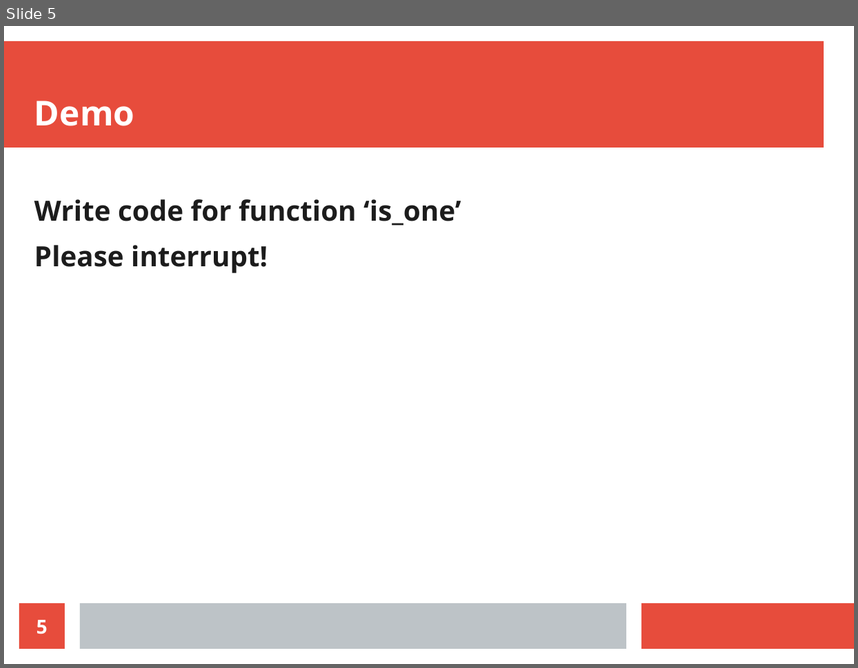
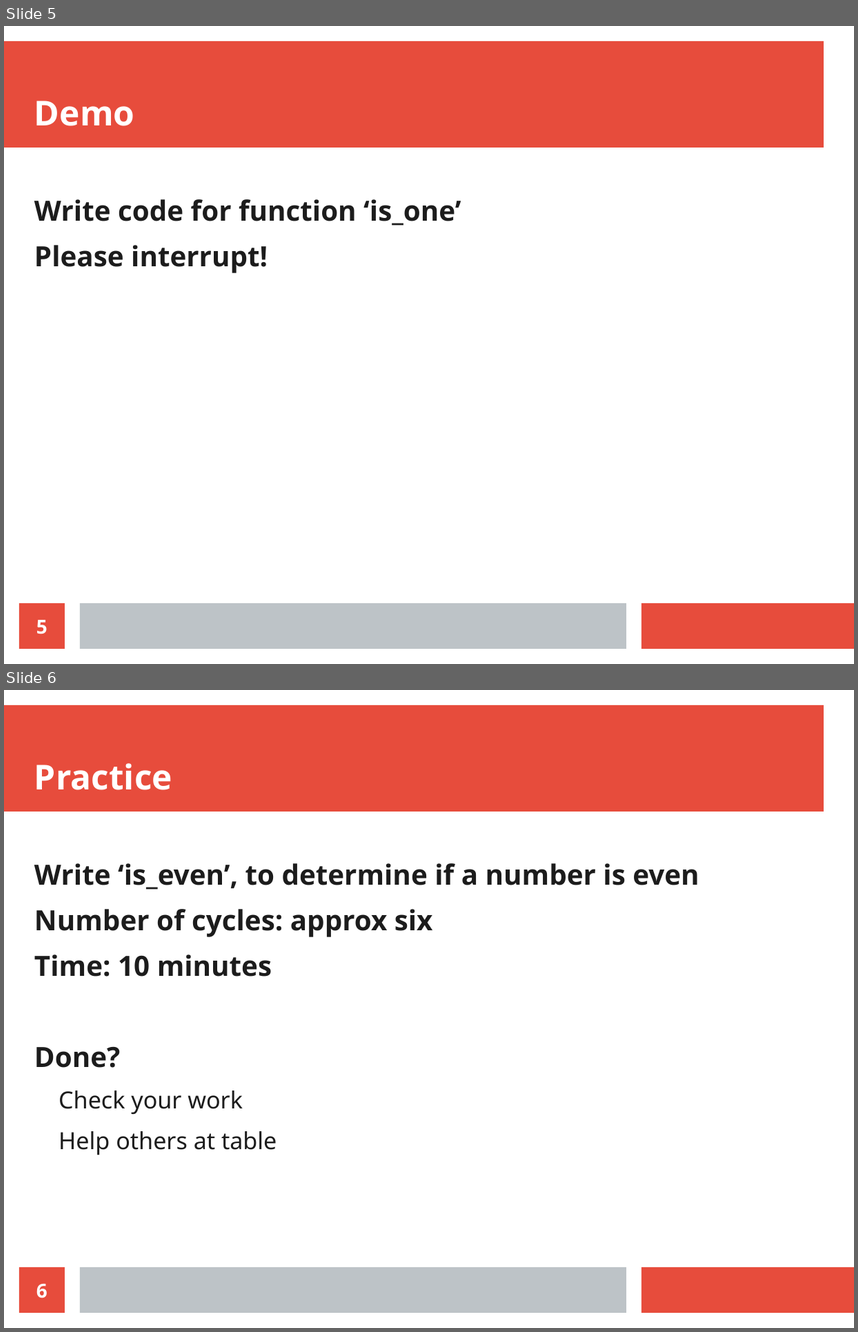
Before and after one commit to richelbilderbeek/nlseb_tdd_20210420, a slide deck: nlseb_tdd_20210420.odp. Shown one above the other, each under a label of ours: slide 5 before the commit, slides 5 and 6 after it. The pictures are 858x668 and 858x1332 pixels, drawn with LibreOffice and Linux fonts; fonts in the diff are those of the drawing. Boxes give left, top, right and bottom in pixels: in the first picture for what was removed or moved away, otherwise in the second. Text is boxed around its words. In the diff, an @@ line names an element or a change of style, - is before the commit and + after.

```diff
--- a/nlseb_tdd_20210420.odp
+++ b/nlseb_tdd_20210420.odp
@@ slide 6 added at (4, 690, 854, 1328), background #FFFFFF; not listed: 3 template elements that a slide beside it also shows @@
@@ title added at (34, 763, 172, 790), 32 pt, text #FFFFFF, bold @@
+Practice
@@ text added at (34, 863, 699, 1155), 26 pt, text #1C1C1C, bold @@
+Write ‘is_even’, to determine if a number is even
+Number of cycles: approx six
+Time: 10 minutes
+Done?
+  Check your work
+  Help others at table
@@ page number added at (19, 1267, 65, 1312), fill #E74C3C, 18 pt, text #FFFFFF, bold @@
+6
```
Also in this commit, not shown: 2 slides changed, 12 other slides added, 1 other file.
